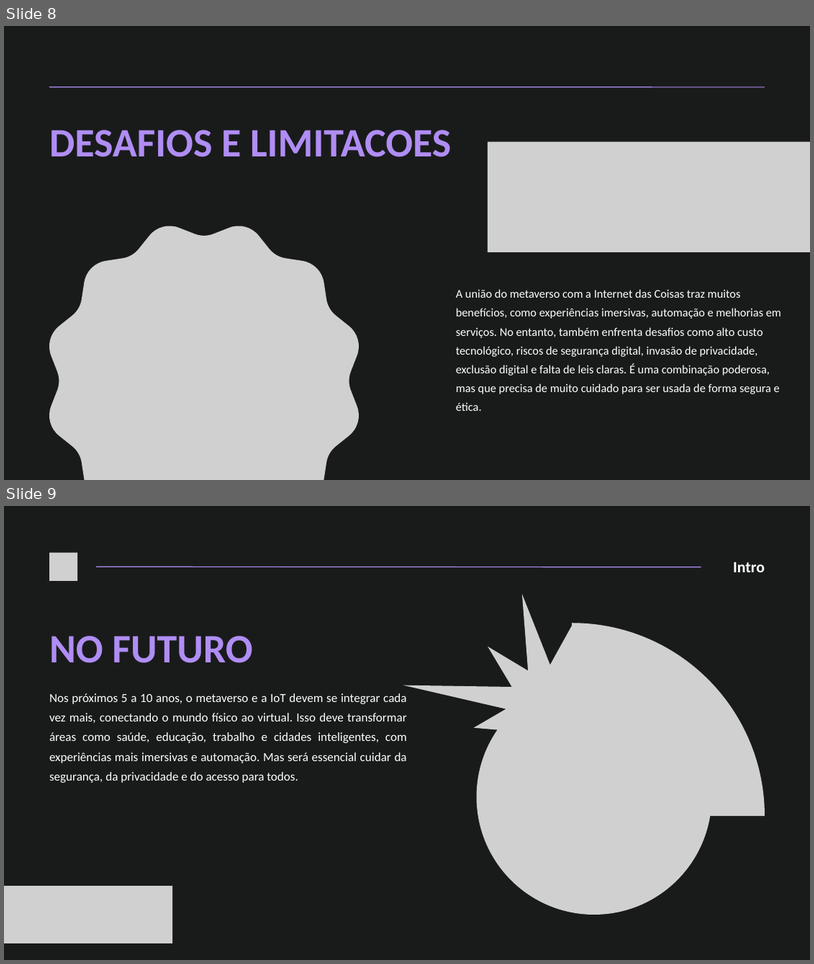
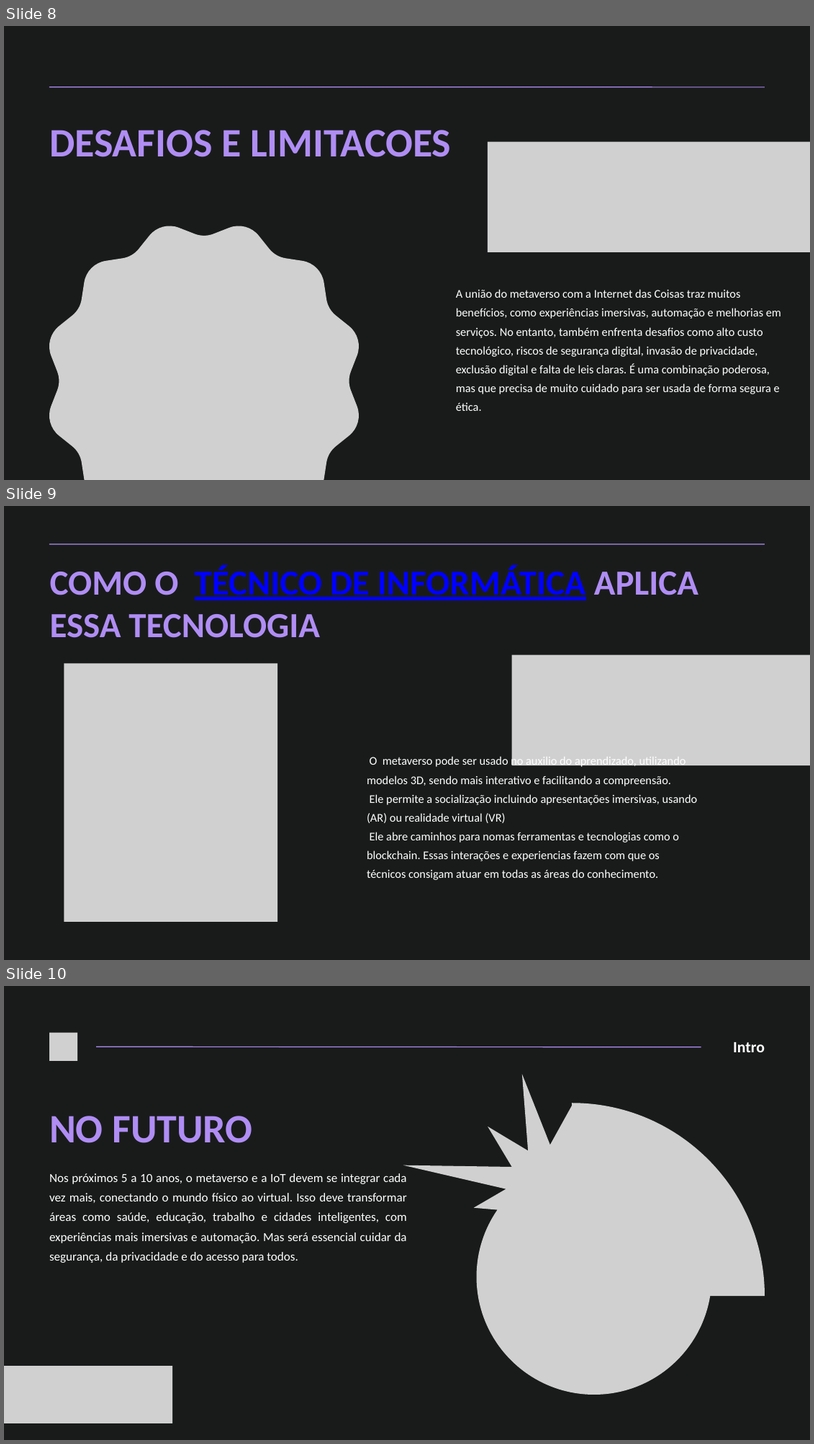
Before and after one commit to tccamfosadventure/Github-trabalho-AMFOS, a slide deck: Strategic Marketing Plan.pptx. Shown one above the other, each under a label of ours: slides 8 and 9 before the commit, slides 8, 9 and 10 after it. The pictures are 814x964 and 814x1444 pixels, drawn with LibreOffice and Linux fonts; fonts in the diff are those of the drawing; grey boxes stand for pictures; background and template pictures are left out. Boxes give left, top, right and bottom in pixels: in the first picture for what was removed or moved away, otherwise in the second. Text is boxed around its words. In the diff, an @@ line names an element or a change of style, - is before the commit and + after.

```diff
--- a/Strategic Marketing Plan.pptx
+++ b/Strategic Marketing Plan.pptx
@@ slide 9 added at <box>4,506,810,960</box>, background picture (left out) @@
@@ line added from (49, 544) to (765, 544), #B08DF4 1.5 pt @@
@@ text added at <box>50,566,699,638</box>, 63 pt, text #B08DF4, bold @@
+COMO O TÉCNICO DE INFORMÁTICA APLICA ESSA TECNOLOGIA
@@ picture added at <box>512,655,810,765</box> @@
@@ picture added at <box>64,663,278,921</box> @@
@@ text added at <box>367,755,698,880</box>, 21 pt, text #FFFFFF @@
+O metaverso pode ser usado no auxilio do aprendizado, utilizando modelos 3D, sendo mais interativo e facilitando a compreensão.
+Ele permite a socialização incluindo apresentações imersivas, usando (AR) ou realidade virtual (VR)
+Ele abre caminhos para nomas ferramentas e tecnologias como o blockchain. Essas interações e experiencias fazem com que os técnicos consigam atuar em todas as áreas do conhecimento.
@@ what was slide 9 is now slide 10 @@
```
